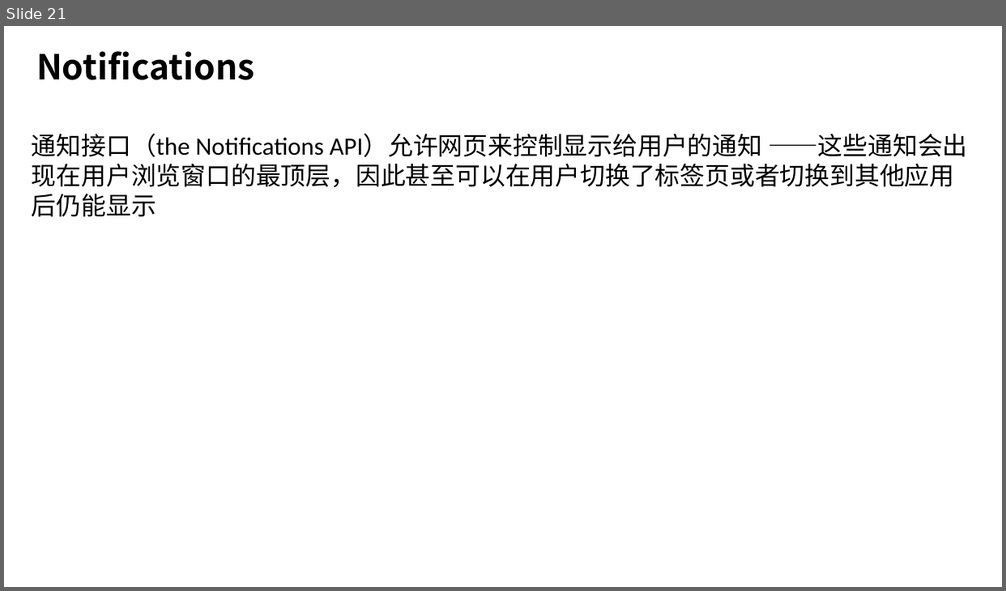
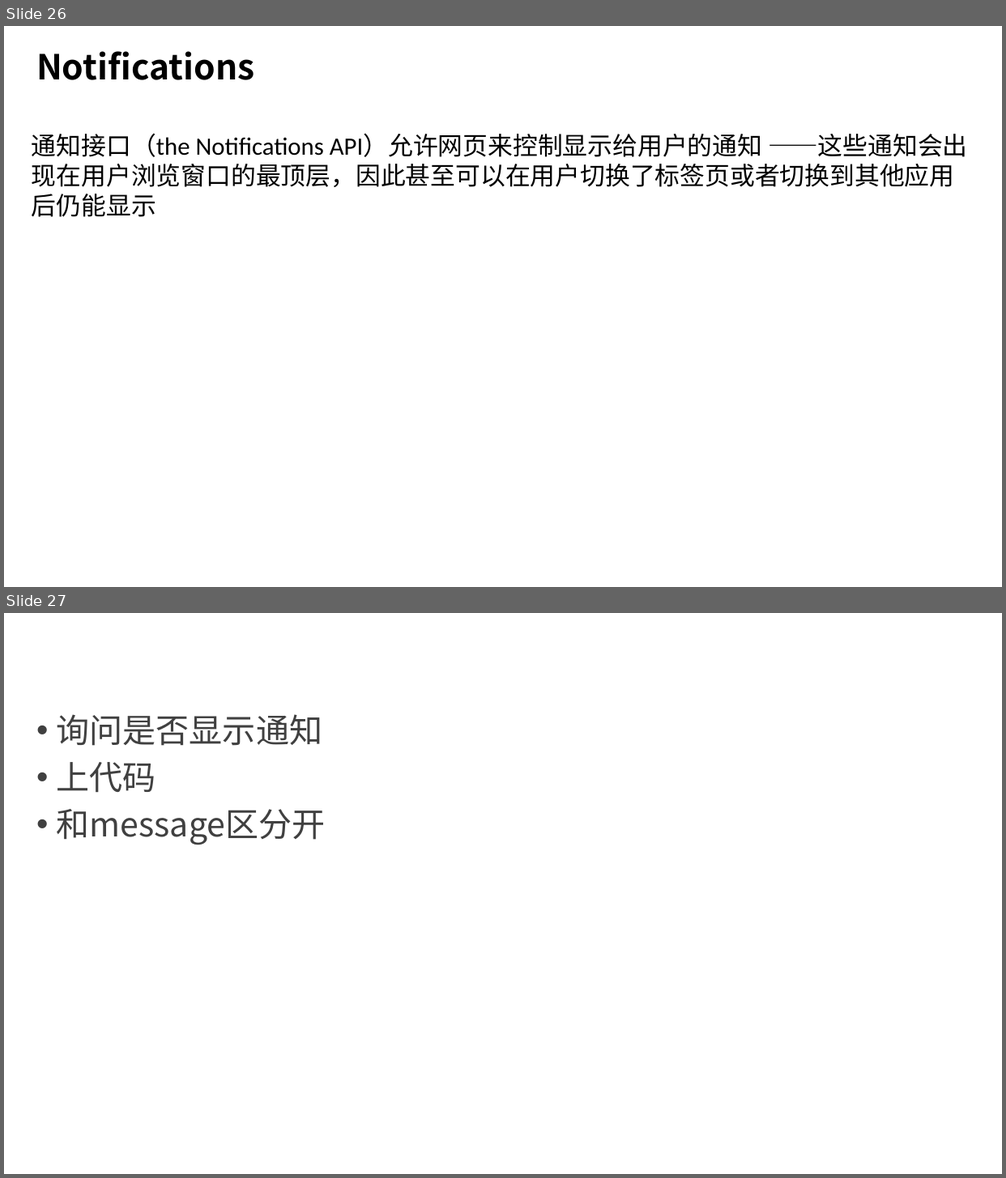
Before and after one commit to Brandy12345/files, a slide deck: PWD技术调研.pptx. Shown one above the other, each under a label of ours: slide 21 before the commit, slides 26 and 27 after it. The pictures are 1006x591 and 1006x1178 pixels, drawn with LibreOffice and Linux fonts; fonts in the diff are those of the drawing; background and template pictures are left out. Boxes give left, top, right and bottom in pixels: in the first picture for what was removed or moved away, otherwise in the second. Text is boxed around its words. In the diff, an @@ line names an element or a change of style, - is before the commit and + after.

```diff
--- a/PWD技术调研.pptx
+++ b/PWD技术调研.pptx
@@ slide 27 added at (x1=4, y1=613, x2=1002, y2=1174), background picture (left out) @@
@@ text added at (x1=57, y1=714, x2=326, y2=845), 24 pt, text #404040 @@
+• 询问是否显示通知
+• 上代码
+• 和message区分开
@@ what was slide 21 is now slide 26 @@
```
Also in this commit, not shown: 3 slides changed, 6 other slides added.
